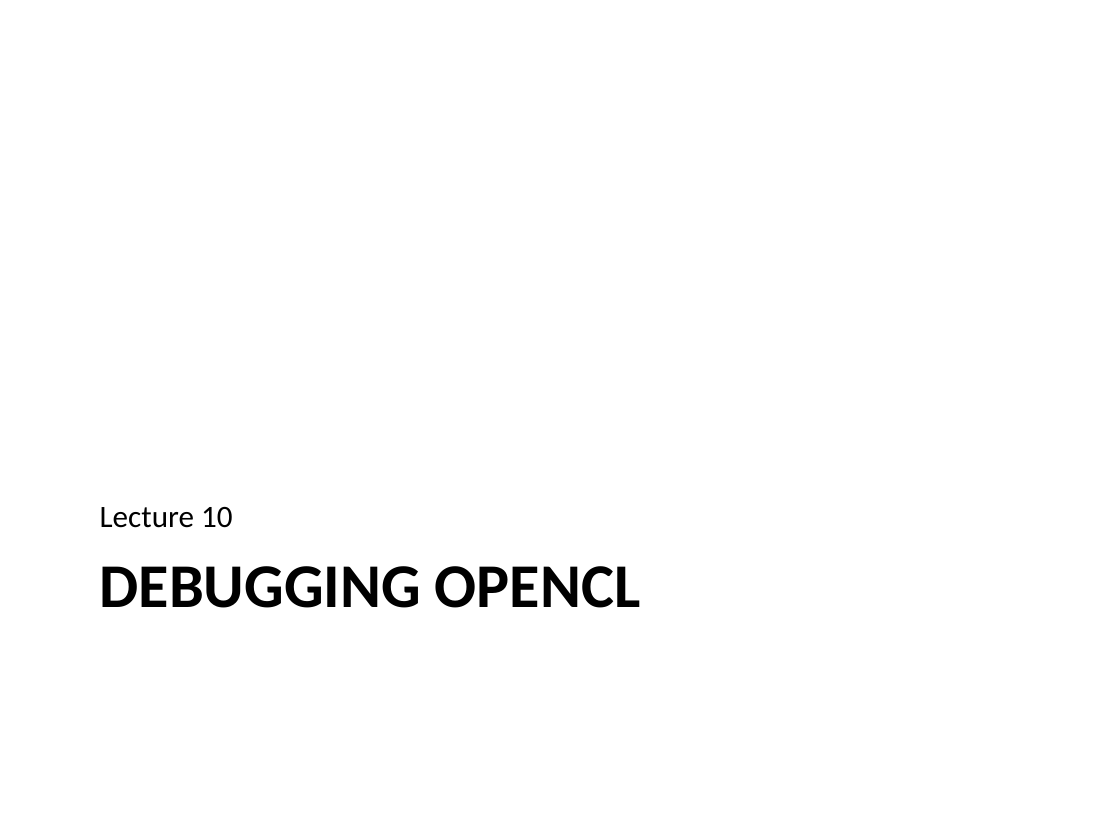
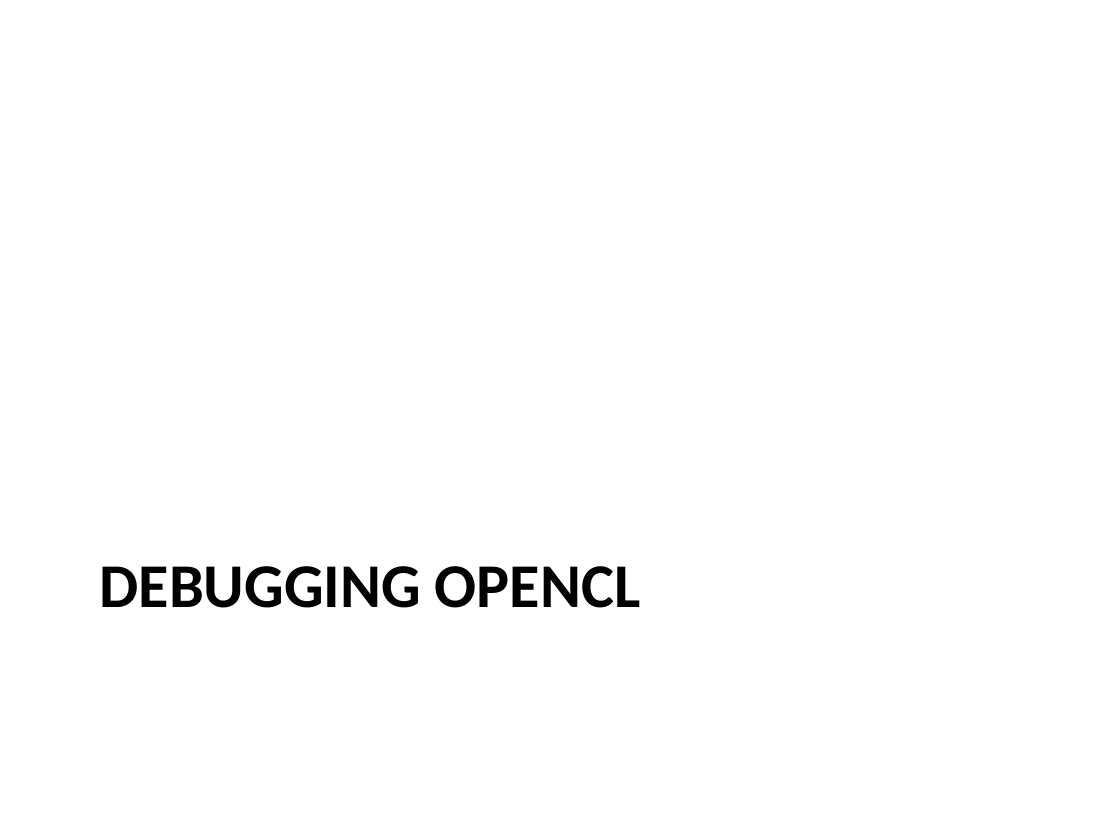
Before and after one commit to UoB-HPC/opencl-training-code, a slide deck: slide 25 of slides/advanced_part3.pptx. Drawn at 1120x840 pixels with LibreOffice and Linux fonts; fonts in the diff are those of the drawing. Boxes give left, top, right and bottom in pixels: in the first picture for what was removed or moved away, otherwise in the second. Text is boxed around its words. In the diff, an @@ line names an element or a change of style, - is before the commit and + after.

```diff
--- a/slides/advanced_part3.pptx
+++ b/slides/advanced_part3.pptx
@@ text removed at [100, 507, 233, 528] @@
-Lecture 10
```
Also in this commit, not shown: 3 other slides changed, 2 other files.
